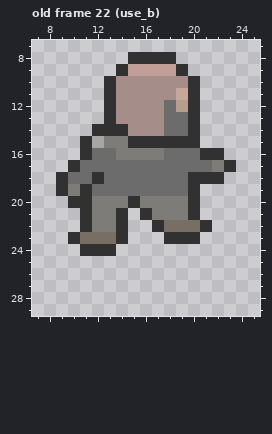
One commit to this pixel-art file: assets/player/player.aseprite. This is how it looked before the edit.
32x32 pixels, 22 frames. Colours within 5 levels of each other are drawn and written as one. Shown: old frame 22 (use_b): x 7..25, y 7..29. The commit also changed other frames, which this record leaves out.
The result:
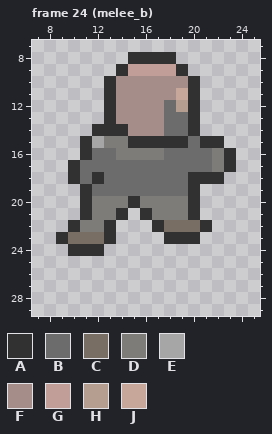
Palette (. is transparent): A #313131  B #6c6c6c  C #796e63  D #7d7c78  E #a6a6a6  F #a58d89  G #c29e98  H #b59e90  J #c7a79a
A new or re-ordered frame is compared with the old frame closest to it.
The commit says: animation changes - melee attack adjustments
Diff:
frames 22 -> 24
--- frame 24 (melee_b) is new; against old frame 22 (use_b), layer "mail_armor"
@@ x 7..25 @@
 14 .....AAAFFFBBA.....
-15 ....AEDDAAAAAA.....
-16 ....ABBDDDDBBBAA...
+15 ....AEDDAAAAABAA...
+16 ....ABBDDDDBBBBDA..
 17 ...ABBBBBBBBBBBDA..
-18 ..ABBABBBBBBBAAA...
-19 ..ADABBBBBBBBA.....
-20 ...AADDDADDDDA.....
+18 ...ABABBBBBBBAAA...
+19 ....ABBBBBBBBA.....
+20 ....ADDDADDDDA.....
 21 ....ADDA.ADDDA.....
-22 ....ADDA..ACCCA....
-23 ...ACCCA...AAA.....
-24 ....AAA............
+22 ...ADDA...ACCCA....
+23 ..ACCCA....AAA.....
+24 ...AAA.............
 25 ...................
Boxes around the changes in both pictures, in picture pixels (x1, y1, x2, y2):
changed: (188, 136, 236, 160)
changed: (56, 172, 128, 256)
